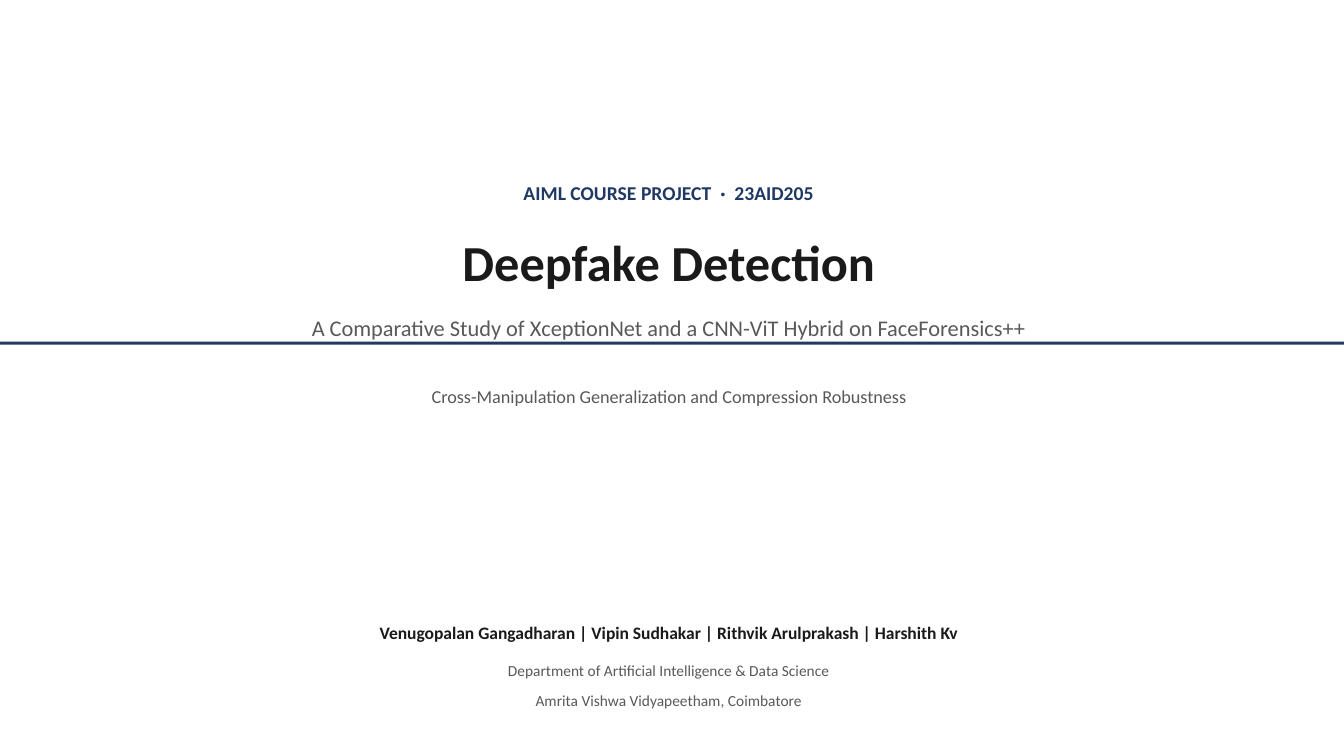
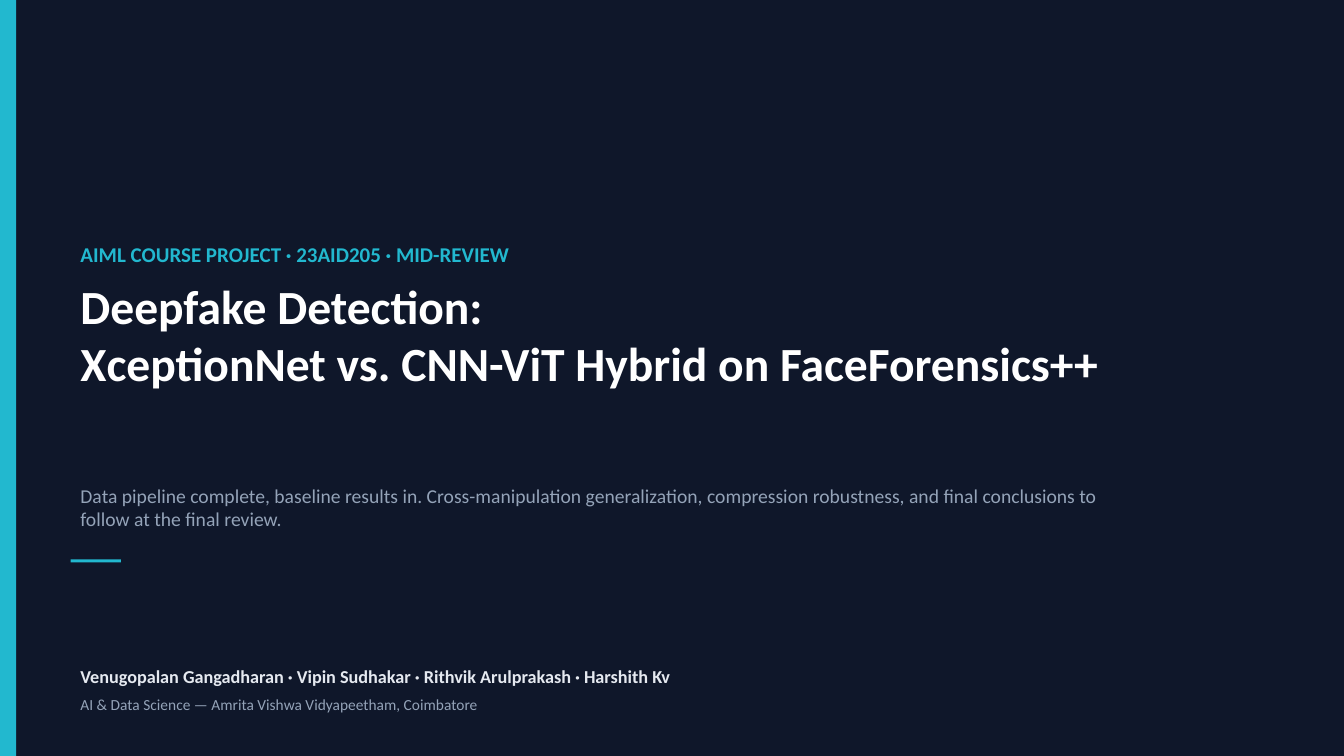
Before and after one commit to DUNE-ODYSSEY/deepfake-detection, a slide deck: slide 1 of docs/mid_review_update.pptx. Drawn at 1344x756 pixels with LibreOffice and Linux fonts; fonts in the diff are those of the drawing. Boxes give left, top, right and bottom in pixels: in the first picture for what was removed or moved away, otherwise in the second. Text is boxed around its words. In the diff, an @@ line names an element or a change of style, - is before the commit and + after.

```diff
--- a/docs/mid_review_update.pptx
+++ b/docs/mid_review_update.pptx
@@ rectangle: place and size @@
-rectangle at (0, 342, 1344, 345)
+rectangle at (0, 0, 1344, 756)
@@ rectangle at (0, 0, 1344, 756): fill #1F3864 to #0F172A @@
@@ rectangle added at (0, 0, 16, 756), fill #22B8CF @@
@@ text at (80, 248, 509, 262): text changed; size 14 to 15 pt; text colour #1F3864 to #22B8CF @@
-AIML COURSE PROJECT · 23AID205
+AIML COURSE PROJECT · 23AID205 · MID-REVIEW
@@ text at (80, 290, 1098, 389): text changed; size 36 to 34 pt; text colour #1A1A1A to #FFFFFF @@
-Deepfake Detection
+Deepfake Detection:
+XceptionNet vs. CNN-ViT Hybrid on FaceForensics++
@@ text removed at (312, 320, 1025, 342) @@
-A Comparative Study of XceptionNet and a CNN-ViT Hybrid on FaceForensics++
@@ text removed at (432, 390, 906, 406) @@
-Cross-Manipulation Generalization and Compression Robustness
@@ text added at (80, 489, 1096, 526), 14 pt, text #94A3B8 @@
+Data pipeline complete, baseline results in. Cross-manipulation generalization, compression robustness, and final conclusions to follow at the final review.
@@ rectangle added at (71, 560, 121, 563), fill #22B8CF @@
@@ text at (80, 670, 670, 686): text changed; size 12.5 to 13 pt; text colour #1A1A1A to #E5E9F0 @@
-Venugopalan Gangadharan | Vipin Sudhakar | Rithvik Arulprakash | Harshith Kv
+Venugopalan Gangadharan · Vipin Sudhakar · Rithvik Arulprakash · Harshith Kv
@@ text removed at (508, 665, 829, 679) @@
-Department of Artificial Intelligence & Data Science
@@ text at (80, 699, 478, 713): text changed; text colour #595959 to #94A3B8 @@
-Amrita Vishwa Vidyapeetham, Coimbatore
+AI & Data Science — Amrita Vishwa Vidyapeetham, Coimbatore
```
Also in this commit, not shown: 2 other slides changed, 7 slides added, 17 slides removed, 1 other file.
